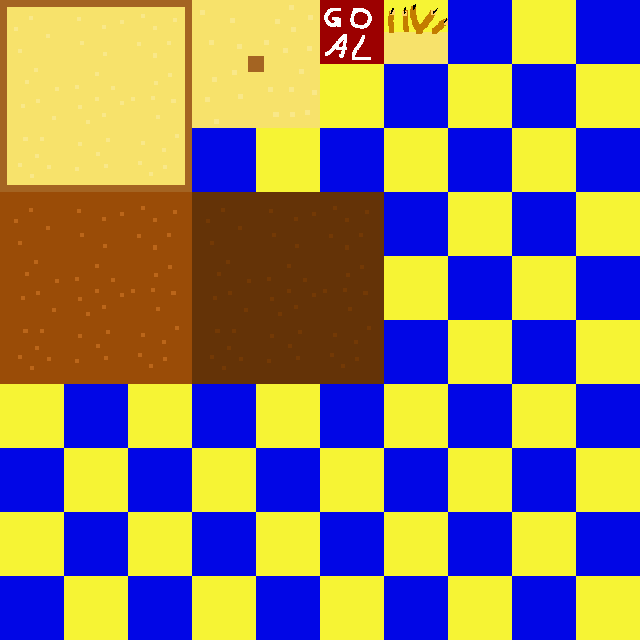
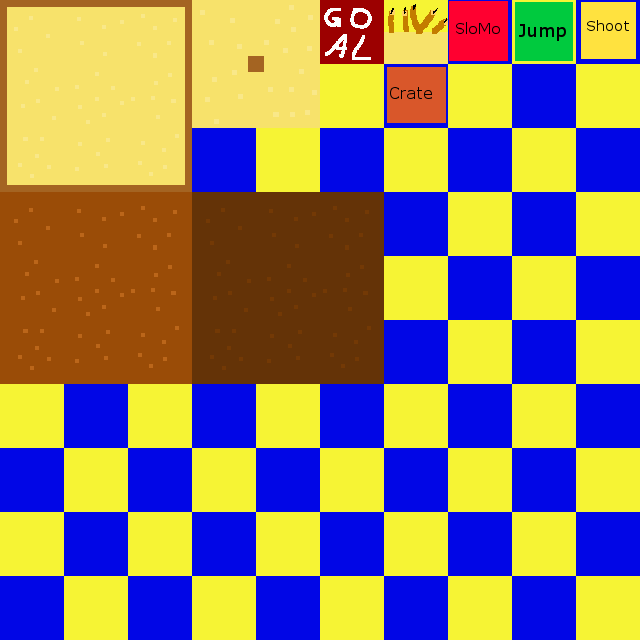
Layered file, before and after one edit (640x640). Changes by layer:
painted on "Level" over (387, 1, 636, 123)
